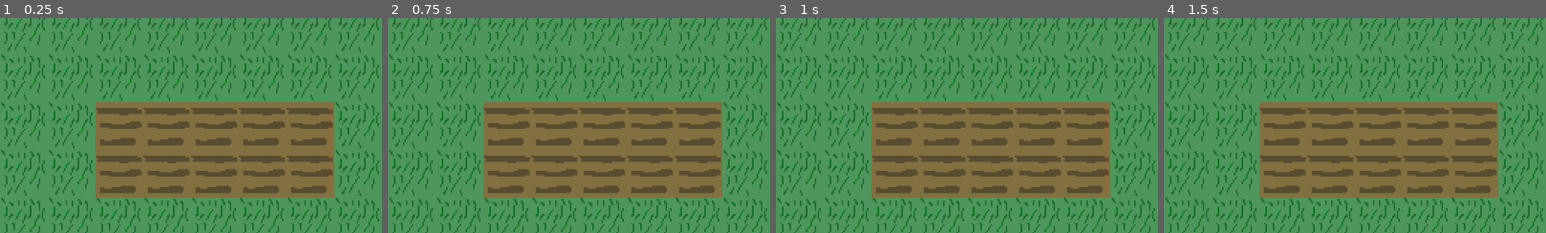
Above: before the commit, frames 1-4 (left to right).
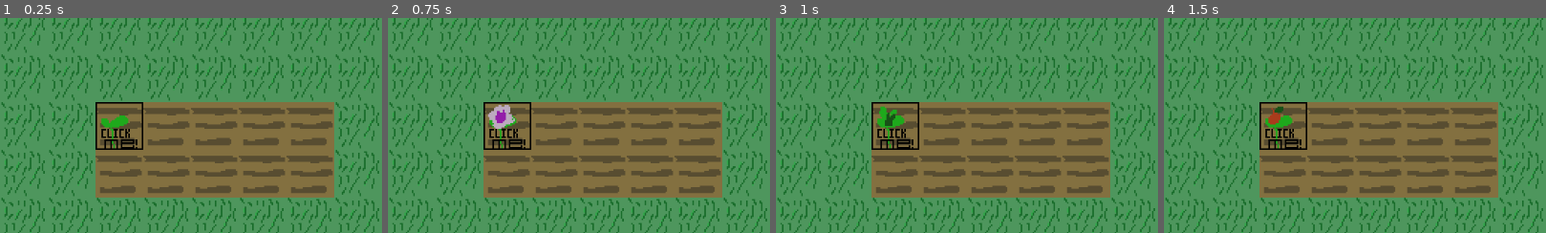
Above: after the commit, the same moments.

Repository: TalesOfXanthar/Wheather
Game: Godot game, scene res://scenes/main.tscn
Same seed, same stepped clock (60 frames per second), same inputs: the game is played once before the commit and once after it.
Inputs (mouse positions are % of the whole screen's width and height, from its top left):
- Up to frame 1 (0.25 s): no input
- Up to frame 2 (0.75 s): click (16, 28) at 0.52 s
- Up to frame 3 (1 s): no input
- Up to frame 4 (1.5 s): click (16, 28) at 1.27 s
The pictures show only the part of the screen within x 0-50%, y 3-53%; the shares and areas given below are measured in that part.

The runs differ from the first frame. In frame 1, 1.1% of the frame differs, in the area x 25-38%, y 39-62%; in frame 2, 1.5%; in frame 3, 1.3%; in frame 4, 1.3%.

Commit message:
Placeholder Crop Growth Implemented
The placeholder crop grows on its own going through 4 stages. It can also be manually grown through clicking it. (dev tool)

Diff:
--- a/scenes/main.tscn
+++ b/scenes/main.tscn
@@ -1,6 +1,7 @@
-[gd_scene load_steps=4 format=4 uid="uid://ctgfbk7e8tmki"]
+[gd_scene load_steps=5 format=4 uid="uid://ctgfbk7e8tmki"]
 
 [ext_resource type="Texture2D" uid="uid://dcncdpr0golmm" path="res://assets/placeholder farmland.png" id="1_ok1o8"]
+[ext_resource type="PackedScene" uid="uid://dq8acyy4u0xct" path="res://scenes/placeholder_crop.tscn" id="2_dvh1x"]
 
 [sub_resource type="TileSetAtlasSource" id="TileSetAtlasSource_kxvpd"]
 texture = ExtResource("1_ok1o8")
@@ -25,3 +26,6 @@
 position = Vector2(512, 288)
 rotation = 3.14159
 scale = Vector2(35.0964, -39.3672)
+
+[node name="Placeholder Crop" parent="." instance=ExtResource("2_dvh1x")]
+position = Vector2(160, 160)
--- a/scenes/placeholder_crop.tscn
+++ b/scenes/placeholder_crop.tscn
@@ -50,9 +50,22 @@
 sprite_frames = SubResource("SpriteFrames_apr6d")
 offset = Vector2(-296, -568)
 
+[node name="Button" type="Button" parent="AnimatedSprite2D"]
+visibility_layer = 0
+offset_left = -328.0
+offset_top = -600.0
+offset_right = -264.0
+offset_bottom = -536.0
+
 [node name="StaticBody2D" type="Area2D" parent="."]
 
 [node name="CollisionShape2D" type="CollisionShape2D" parent="StaticBody2D"]
 shape = SubResource("RectangleShape2D_6hy72")
 
+[node name="Timer" type="Timer" parent="."]
+wait_time = 10.0
+autostart = true
+
+[connection signal="pressed" from="AnimatedSprite2D/Button" to="." method="_on_button_pressed"]
 [connection signal="mouse_entered" from="StaticBody2D" to="." method="_on_static_body_2d_mouse_entered"]
+[connection signal="timeout" from="Timer" to="." method="_on_timer_timeout"]
--- a/scripts/placeholder_crop.gd
+++ b/scripts/placeholder_crop.gd
@@ -1,9 +1,14 @@
 extends Node2D
 
+var frame = 0
+
+var plantAge = 0.0
+var plantGrowthIncrement = 1.0
 
 # Called when the node enters the scene tree for the first time.
 func _ready() -> void:
-	pass # Replace with function body.
+	$AnimatedSprite2D.frame = 0
+	$Timer.start(plantGrowthIncrement)
 
 
 # Called every frame. 'delta' is the elapsed time since the previous frame.
@@ -11,5 +16,14 @@
 	pass
 
 
-func _on_static_body_2d_mouse_entered() -> void:
-	pass # Replace with function body.
+
+func _on_button_pressed():
+	frame += 1
+	$AnimatedSprite2D.frame = frame
+
+
+func _on_timer_timeout():
+	frame += 1
+	$AnimatedSprite2D.frame = frame
+	if frame != 3:
+		$Timer.start
